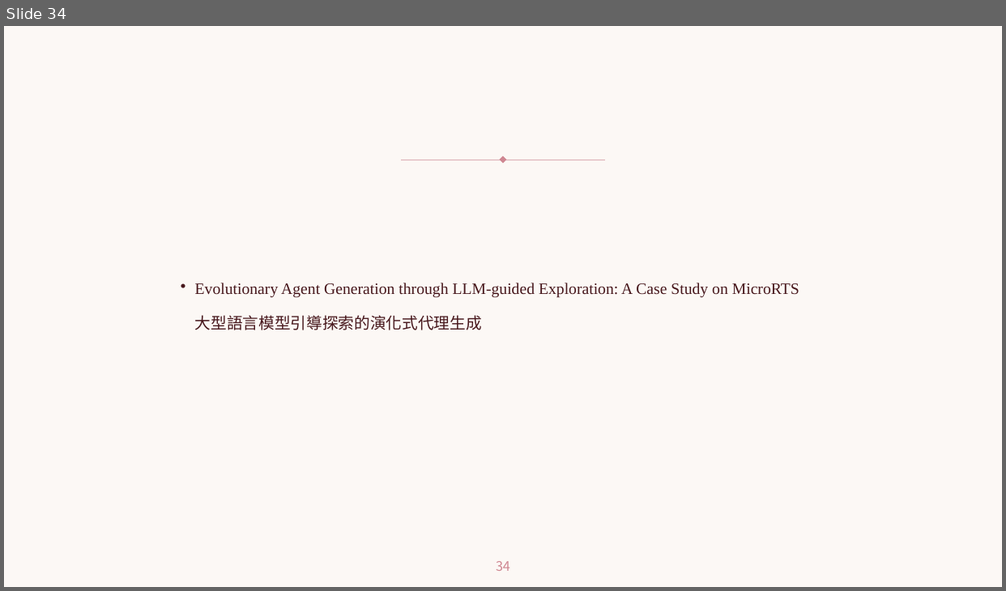
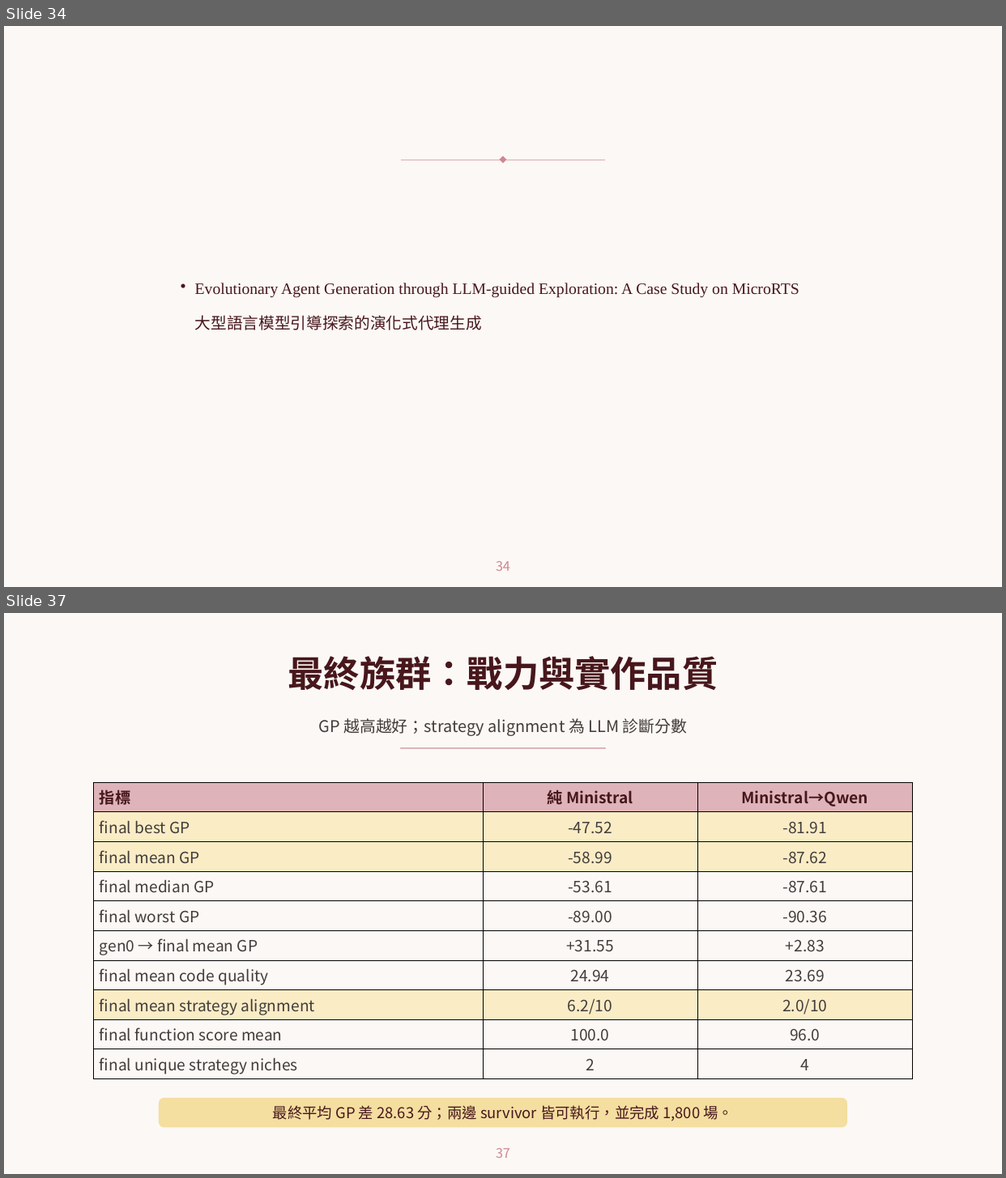
Before and after one commit to sophie8909/EAGLE, a slide deck: Meeting/20260910_eagle_progress.pptx. Shown one above the other, each under a label of ours: slide 34 before the commit, slides 34 and 37 after it; the slides between them are not shown. The pictures are 1006x591 and 1006x1178 pixels, drawn with LibreOffice and Linux fonts; fonts in the diff are those of the drawing; background and template pictures are left out. Boxes give left, top, right and bottom in pixels: in the first picture for what was removed or moved away, otherwise in the second. Text is boxed around its words. In the diff, an @@ line names an element or a change of style, - is before the commit and + after.

```diff
--- a/Meeting/20260910_eagle_progress.pptx
+++ b/Meeting/20260910_eagle_progress.pptx
@@ slide 37 added at bbox=[4, 613, 1002, 1174], background picture (left out) @@
@@ text added at bbox=[288, 656, 718, 690], 45 pt, text #47171C, bold @@
+最終族群：戰力與實作品質
@@ text added at bbox=[318, 718, 688, 736], 20.2 pt, text #423C3B @@
+GP 越高越好；strategy alignment 為 LLM 診斷分數
@@ rectangle added at bbox=[401, 747, 605, 749], fill #DEB4BA, outline #DEB4BA 1.13 pt @@
@@ table added at bbox=[93, 782, 912, 1078], 10 rows, 3 columns @@
+指標 | 純 Ministral | Ministral→Qwen
+final best GP | -47.52 | -81.91
+final mean GP | -58.99 | -87.62
+final median GP | -53.61 | -87.61
+final worst GP | -89.00 | -90.36
+gen0 → final mean GP | +31.55 | +2.83
+final mean code quality | 24.94 | 23.69
+final mean strategy alignment | 6.2/10 | 2.0/10
+final function score mean | 100.0 | 96.0
+final unique strategy niches | 2 | 4
@@ rounded rectangle added at bbox=[160, 1099, 846, 1127], fill #F4DEA0, outline #F4DEA0 1.13 pt @@
@@ text added at bbox=[273, 1105, 733, 1122], 18.8 pt, text #47171C @@
+最終平均 GP 差 28.63 分；兩邊 survivor 皆可執行，並完成 1,800 場。
@@ page number added at bbox=[496, 1148, 510, 1158], 16.5 pt, text #CF8792 @@
+37
```
Also in this commit, not shown: 15 other slides added.
